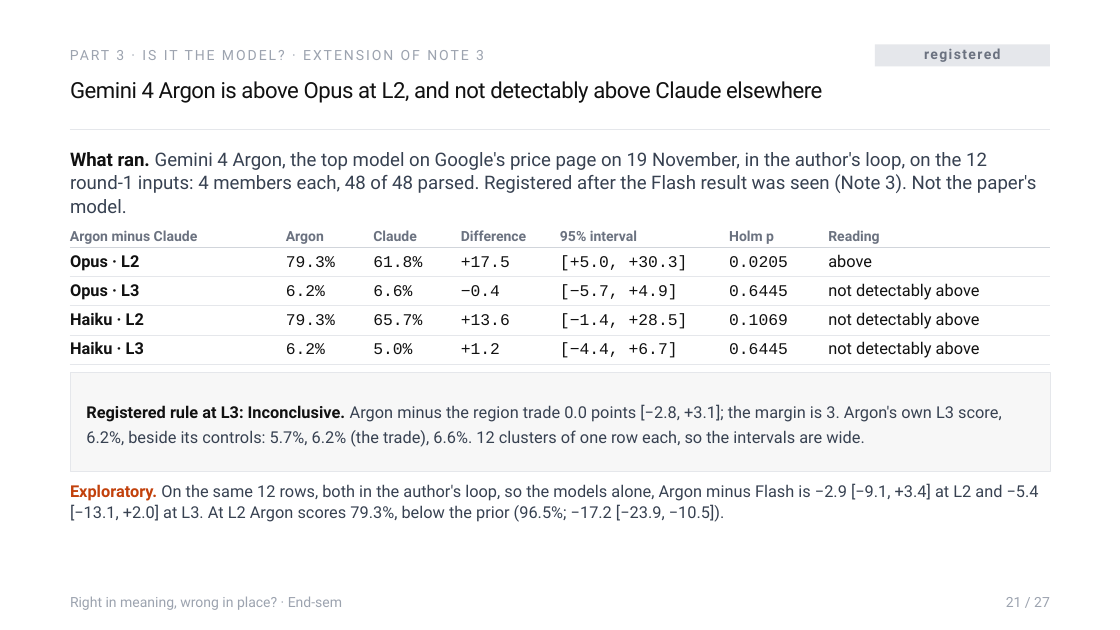
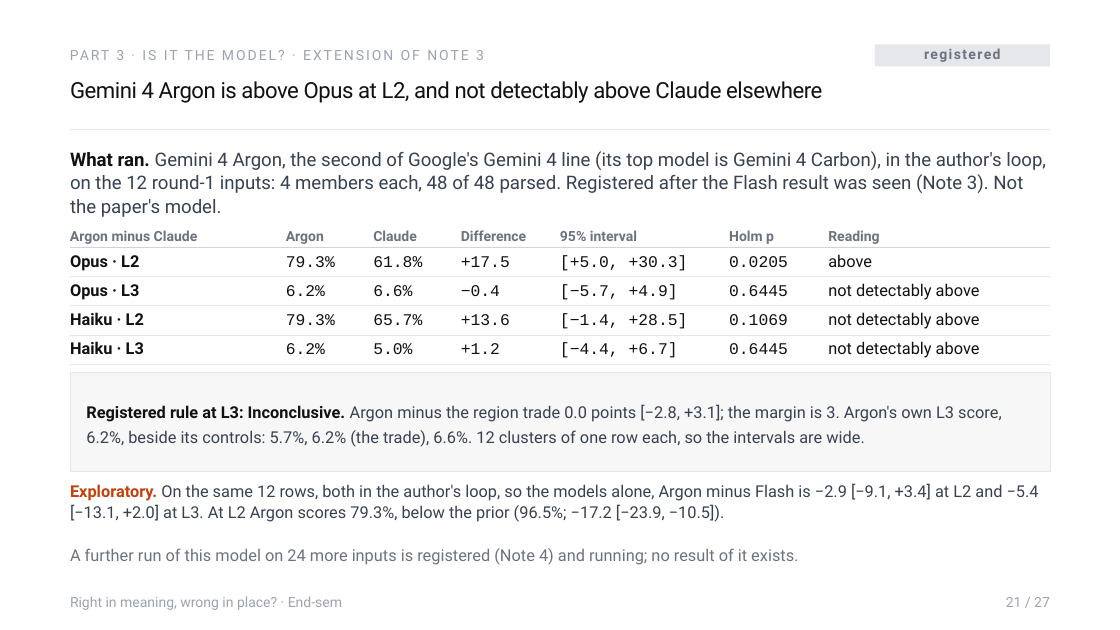
Before and after one commit to Sher110106/validity-aware-active-semantic-exploration, a slide deck: slide 21 of docs/endsem_2026-11/ASP_Endsem.pptx. Drawn at 1120x630 pixels with LibreOffice and Linux fonts; fonts in the diff are those of the drawing. Boxes give left, top, right and bottom in pixels: in the first picture for what was removed or moved away, otherwise in the second. Text is boxed around its words. In the diff, an @@ line names an element or a change of style, - is before the commit and + after.

```diff
--- a/docs/endsem_2026-11/ASP_Endsem.pptx
+++ b/docs/endsem_2026-11/ASP_Endsem.pptx
@@ text at box(70, 151, 1046, 217): text changed @@
-What ran. Gemini 4 Argon, the top model on Google's price page on 19 November, in the author's loop, on the 12 round-1 inputs: 4 members each, 48 of 48 parsed. Registered after the Flash result was seen (Note 3). Not the paper's model.
+What ran. Gemini 4 Argon, the second of Google's Gemini 4 line (its top model is Gemini 4 Carbon), in the author's loop, on the 12 round-1 inputs: 4 members each, 48 of 48 parsed. Registered after the Flash result was seen (Note 3). Not the paper's model.
@@ text added at box(70, 548, 798, 565), 14 pt, text #6B7280 @@
+A further run of this model on 24 more inputs is registered (Note 4) and running; no result of it exists.
```
Also in this commit, not shown: 8 other files.
